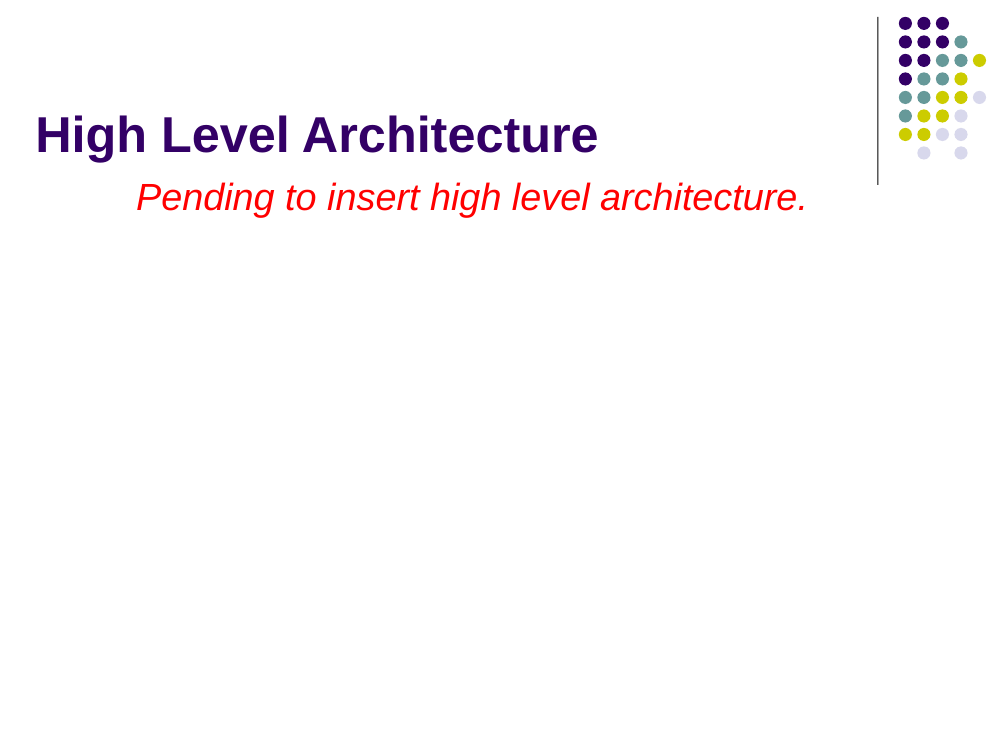
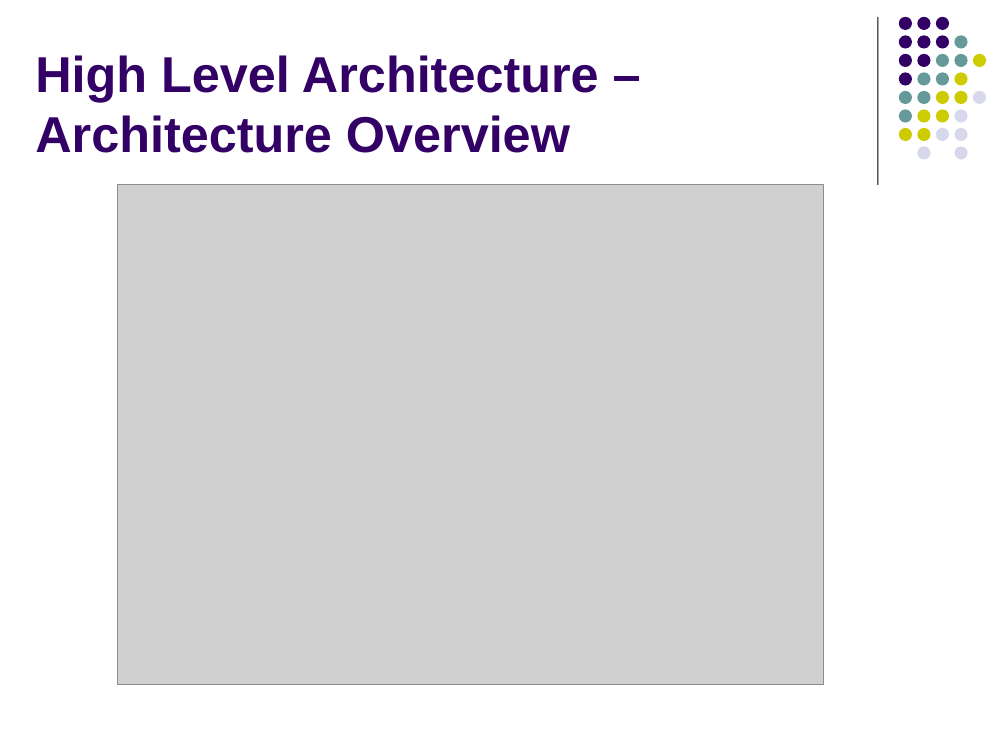
Before and after one commit to imireasa/mtech-se18-t08s, a slide deck: slide 18 of docs/W-9 Working Document/W-9.3 Presentation Slides/Phase1/vms_first_presentation_v0.1a.pptx. Drawn at 1008x756 pixels with LibreOffice and Linux fonts; fonts in the diff are those of the drawing; grey boxes stand for pictures. Boxes give left, top, right and bottom in pixels: in the first picture for what was removed or moved away, otherwise in the second. Text is boxed around its words. In the diff, an @@ line names an element or a change of style, - is before the commit and + after.

Commit message:
Added high level architecture portions.

```diff
--- a/docs/W-9 Working Document/W-9.3 Presentation Slides/Phase1/vms_first_presentation_v0.1a.pptx
+++ b/docs/W-9 Working Document/W-9.3 Presentation Slides/Phase1/vms_first_presentation_v0.1a.pptx
@@ title at box(35, 55, 599, 153): text changed @@
-High Level Architecture
+High Level Architecture –Architecture Overview
@@ picture added at box(118, 184, 824, 683) @@
@@ text removed at box(136, 182, 808, 218) @@
-Pending to insert high level architecture.
```
Also in this commit, not shown: 2 slides added.
